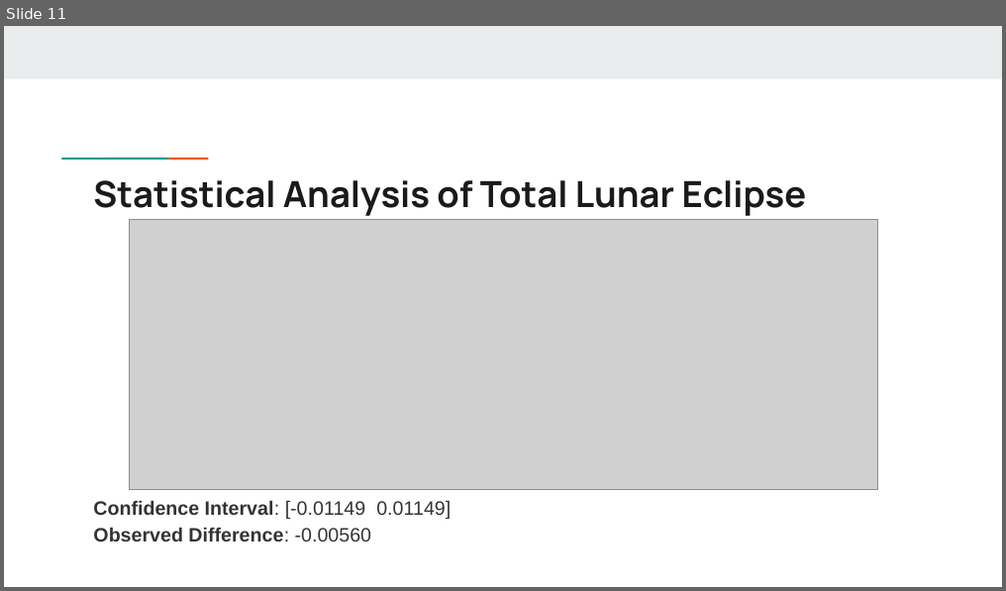
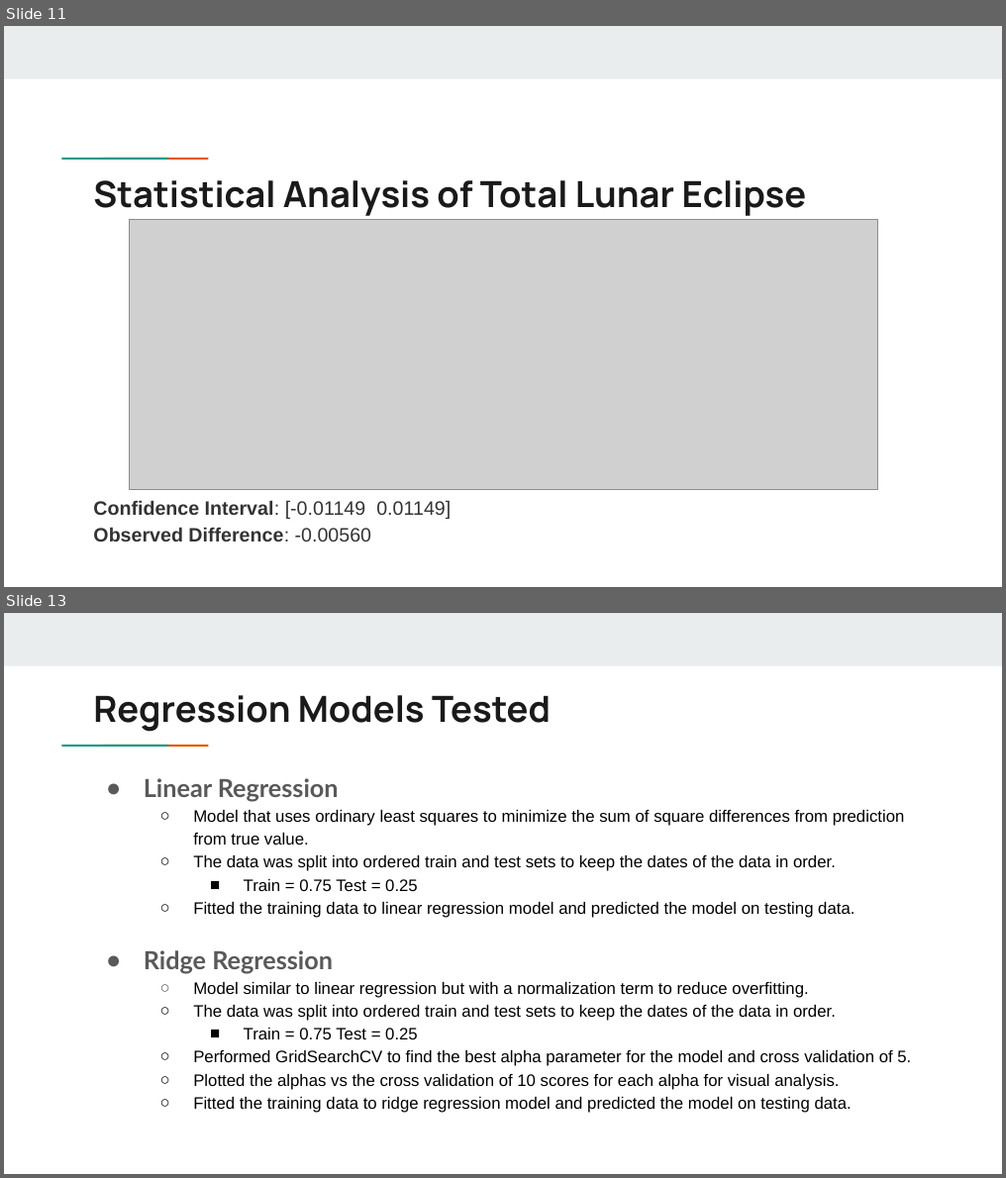
Before and after one commit to rachelraikar/Capstone1-Eclipses, a slide deck: Solar and Lunar Eclipse Milestone Report.pptx. Shown one above the other, each under a label of ours: slide 11 before the commit, slides 11 and 13 after it; the slides between them are not shown. The pictures are 1006x591 and 1006x1178 pixels, drawn with LibreOffice and Linux fonts; fonts in the diff are those of the drawing; grey boxes stand for pictures. Boxes give left, top, right and bottom in pixels: in the first picture for what was removed or moved away, otherwise in the second. Text is boxed around its words. In the diff, an @@ line names an element or a change of style, - is before the commit and + after.

```diff
--- a/Solar and Lunar Eclipse Milestone Report.pptx
+++ b/Solar and Lunar Eclipse Milestone Report.pptx
@@ slide 13 added at box(4, 613, 1002, 1174), background #FFFFFF; not listed: 3 template elements that a slide beside it also shows @@
@@ title added at box(93, 695, 550, 732), 26 pt, text #1A1A1A, bold @@
+Regression Models Tested
@@ text added at box(144, 778, 911, 1113), 12 pt, text #000000 @@
+● Linear Regression
+  ○ Model that uses ordinary least squares to minimize the sum of square differences from prediction from true value.
+  ○ The data was split into ordered train and test sets to keep the dates of the data in order.
+    ■ Train = 0.75 Test = 0.25
+  ○ Fitted the training data to linear regression model and predicted the model on testing data.
+● Ridge Regression
+  ○ Model similar to linear regression but with a normalization term to reduce overfitting.
+  ○ The data was split into ordered train and test sets to keep the dates of the data in order.
+    ■ Train = 0.75 Test = 0.25
+  ○ Performed GridSearchCV to find the best alpha parameter for the model and cross validation of 5.
+  ○ Plotted the alphas vs the cross validation of 10 scores for each alpha for visual analysis.
+  ○ Fitted the training data to ridge regression model and predicted the model on testing data.
```
Also in this commit, not shown: 1 slide changed, 5 other slides added, 1 other file.
